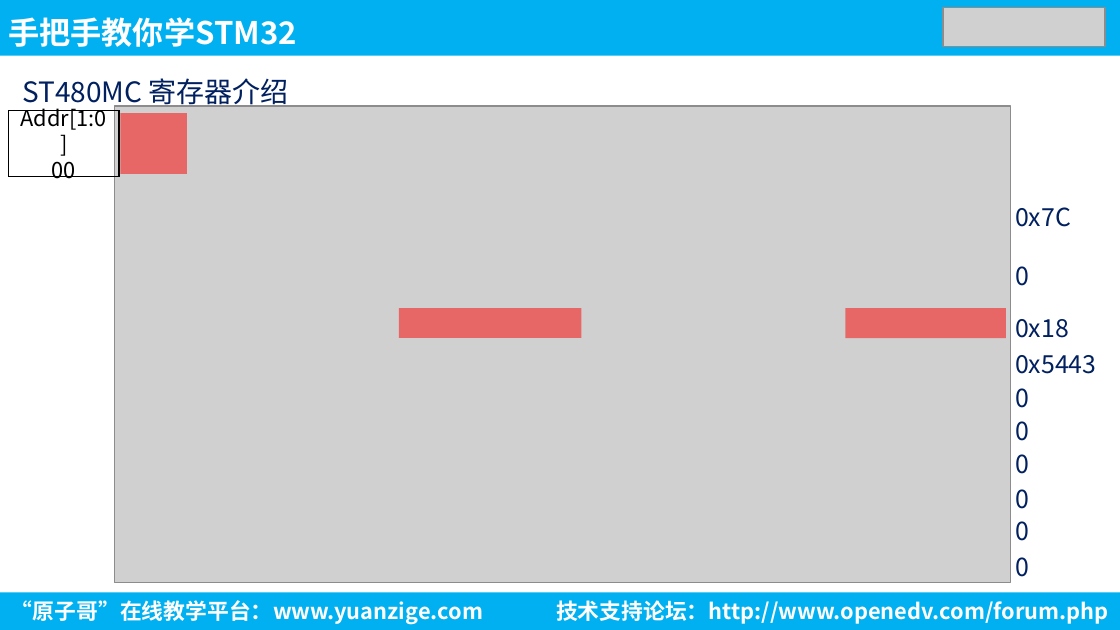
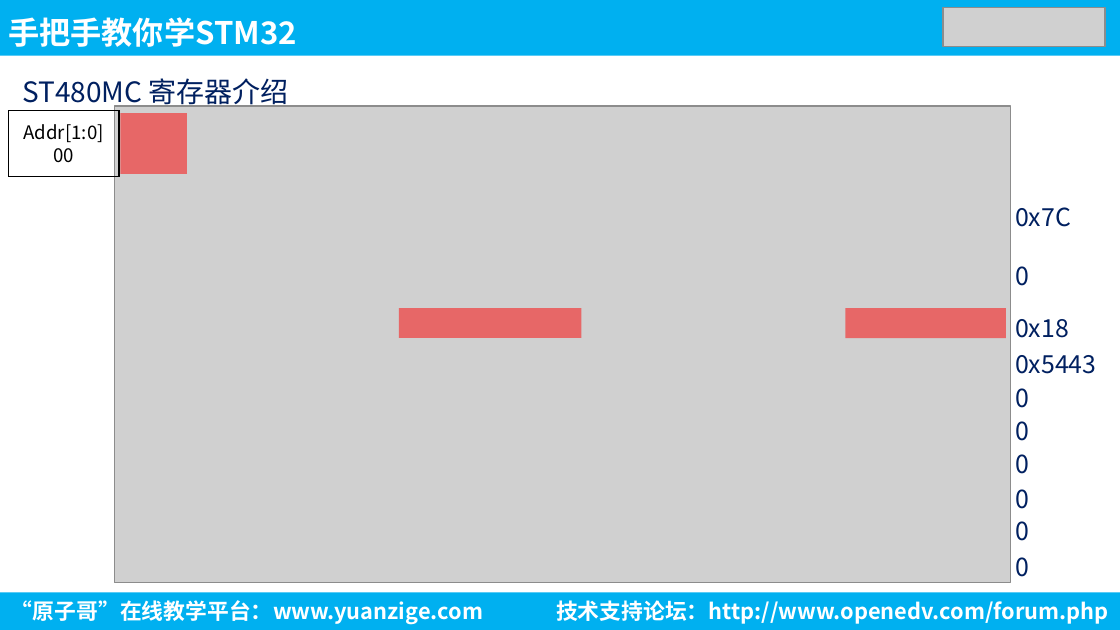
Before and after one commit to Deng-JH666/learning-notes, a slide deck: slide 8 of PPT/PPT【正点原子】手把手教你学STM32 HAL库（全系列）/2. 入门篇/34，IIC/4，磁力计实验/课件/磁力计实验.pptx. Drawn at 1120x630 pixels with LibreOffice and Linux fonts; fonts in the diff are those of the drawing; grey boxes stand for pictures. Boxes give left, top, right and bottom in pixels: in the first picture for what was removed or moved away, otherwise in the second. Text is boxed around its words. In the diff, an @@ line names an element or a change of style, - is before the commit and + after.

```diff
--- a/PPT/PPT【正点原子】手把手教你学STM32 HAL库（全系列）/2. 入门篇/34，IIC/4，磁力计实验/课件/磁力计实验.pptx
+++ b/PPT/PPT【正点原子】手把手教你学STM32 HAL库（全系列）/2. 入门篇/34，IIC/4，磁力计实验/课件/磁力计实验.pptx
@@ rectangle "Addr[1:0]" at bbox=[9, 111, 119, 177]: size 14 to 12 pt @@
```
Also in this commit, not shown: 1 other slide changed, 9 other files.
